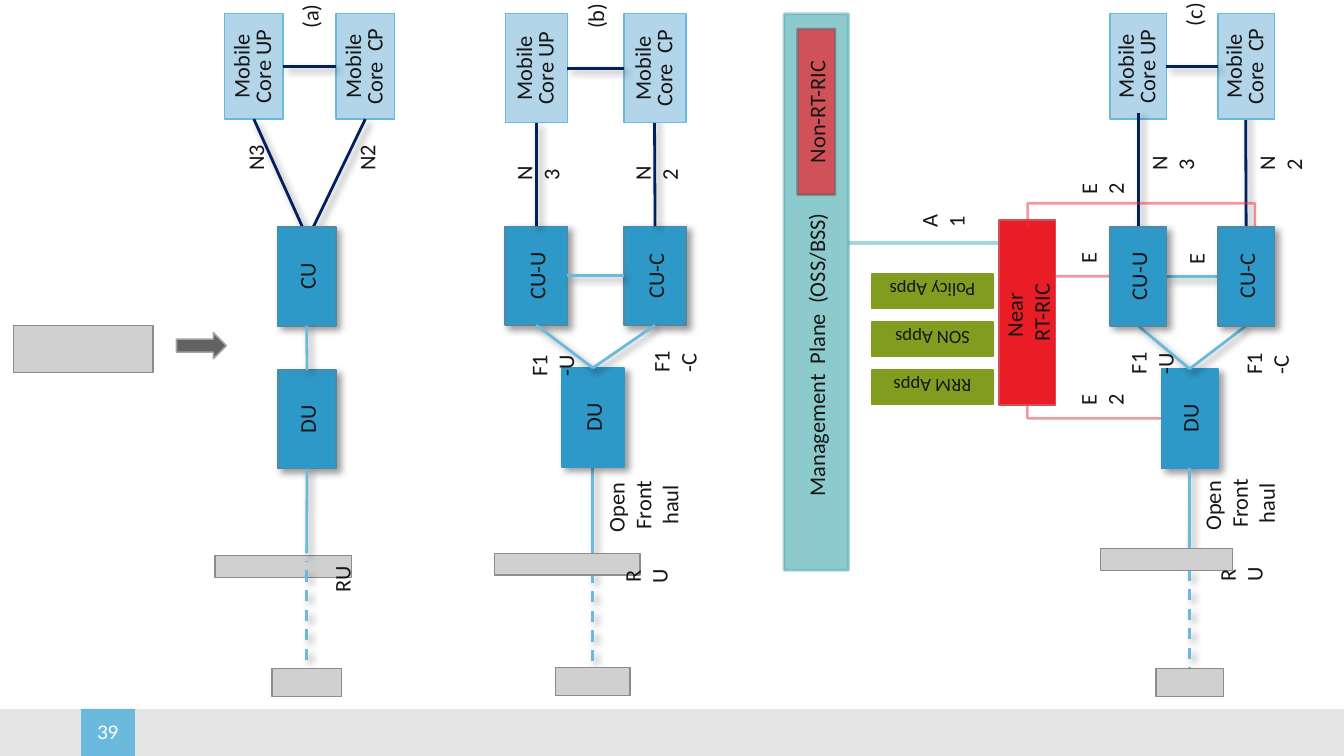
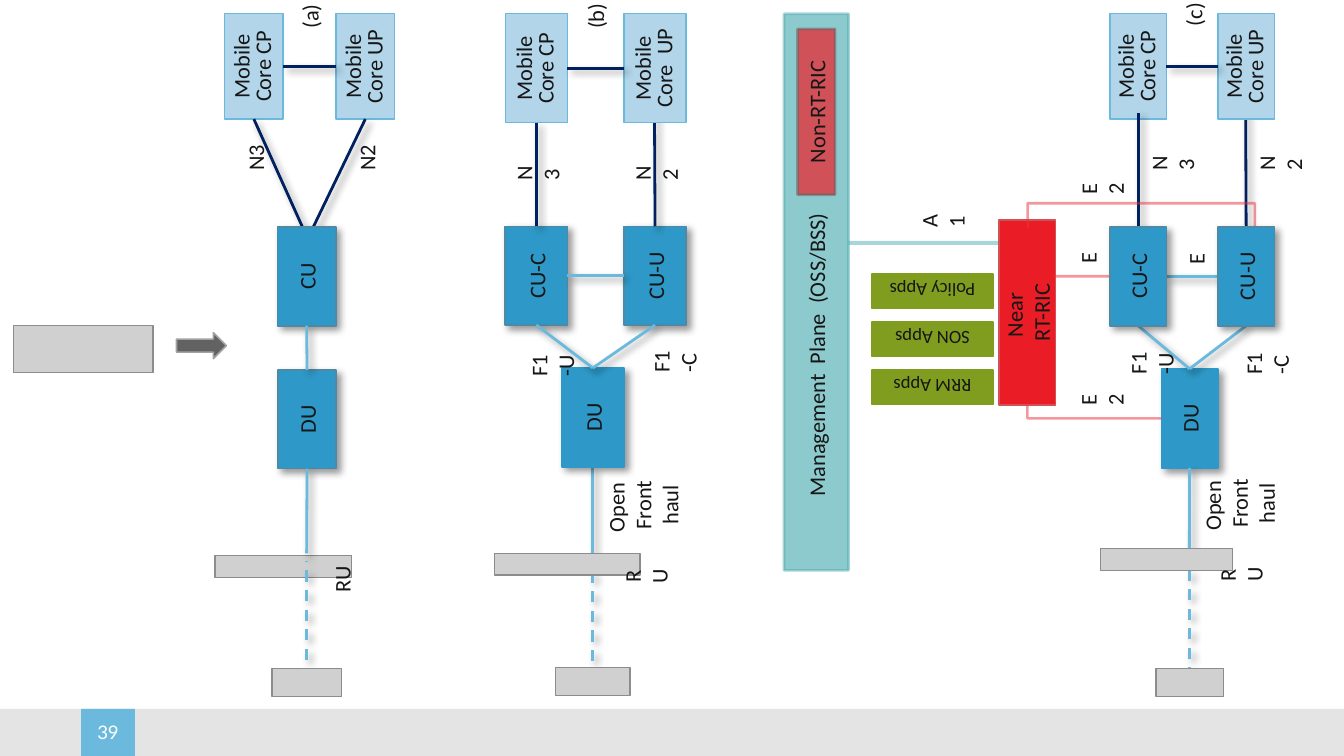
Before and after one commit to SystemsApproach/5G, a slide deck: slide 39 of figures.pptx. Drawn at 1344x756 pixels with LibreOffice and Linux fonts; fonts in the diff are those of the drawing; grey boxes stand for pictures; background and template pictures are left out. Boxes give left, top, right and bottom in pixels: in the first picture for what was removed or moved away, otherwise in the second. Text is boxed around its words. In the diff, an @@ line names an element or a change of style, - is before the commit and + after.

```diff
--- a/figures.pptx
+++ b/figures.pptx
@@ text in rectangle at [228, 33, 277, 101]: text changed @@
-Mobile Core UP
+Mobile Core CP
@@ text in rectangle at [340, 32, 388, 102]: text changed @@
-Mobile Core CP
+Mobile Core UP
@@ text in rectangle at [511, 35, 559, 102]: text changed @@
-Mobile Core UP
+Mobile Core CP
@@ text in rectangle at [629, 31, 678, 106]: text changed @@
-Mobile Core CP
+Mobile Core UP
@@ text in rectangle at [1113, 33, 1161, 101]: text changed @@
-Mobile Core UP
+Mobile Core CP
@@ text in rectangle at [1221, 32, 1269, 102]: text changed @@
-Mobile Core CP
+Mobile Core UP
@@ text in rectangle at [524, 257, 551, 297]: text changed @@
-CU-U
+CU-C
@@ text in rectangle at [643, 256, 670, 298]: text changed @@
-CU-C
+CU-U
@@ text in rectangle at [1126, 258, 1153, 298]: text changed @@
-CU-U
+CU-C
@@ text in rectangle at [1234, 257, 1261, 299]: text changed @@
-CU-C
+CU-U
```
Also in this commit, not shown: 1 other slide changed, 2 other files.
